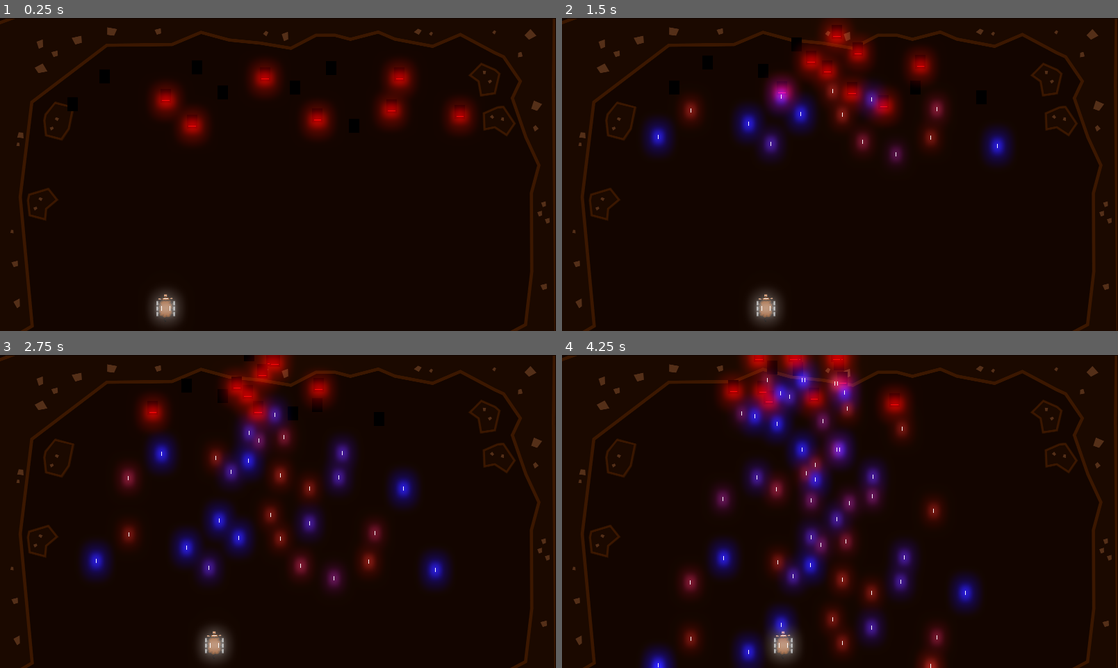
Above: before the commit, frames 1-4 (two rows, left to right).
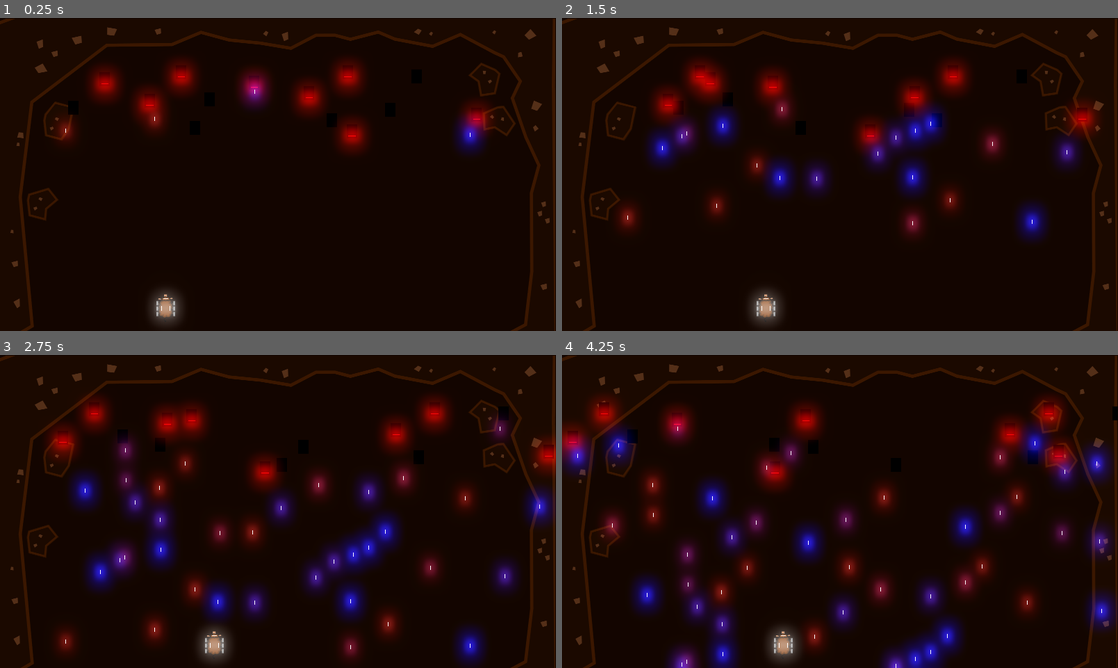
Above: after the commit, the same moments.

Repository: GameDrivenDesign/punk-wolf
Game: Godot game, scene res://game.tscn
Same seed, same stepped clock (60 frames per second), same inputs: the game is played once before the commit and once after it.
Inputs:
- Up to frame 1 (0.25 s): no input
- Up to frame 2 (1.5 s): tap Enter (ui_accept) at 0.5, 0.77 s; hold Right (ui_right) 0.53-1.28 s; hold Left (ui_left) from 1.28 s (still down)
- Up to frame 3 (2.75 s): tap Enter (ui_accept) at 1.52 s; release Left (ui_left) at 2.03 s; hold Right (ui_right) from 2.03 s (still down)
- Up to frame 4 (4.25 s): tap Enter (ui_accept) at 3.02, 3.77 s; release Right (ui_right) at 3.53 s; hold Left (ui_left) from 3.53 s (still down)

The runs differ from the first frame. In frame 1, 7.8% of the frame differs, in the area x 10-89%, y 13-44%; in frame 2, 17%; in frame 3, 26%; in frame 4, 32%, in the area x 0-100%, y 0-100%.

Commit message:
enhance wolf movement

Diff:
--- a/wolf.gd
+++ b/wolf.gd
@@ -2,21 +2,26 @@
 
 const SPEED = 100.0
 var to_right = true
-var position_right = Vector2(800,0)
-var position_left = Vector2(0,0)
+var position_right = 0
+var position_left = 0
 var direction
 
 const SPAWN_TIME = 1 #s
 var current_spawn = 0
 
+func _ready():
+	current_spawn = randf()
+	to_right = true if randf() > 0.5 else false
+	position_right = get_viewport_rect().size.x
+
 func _physics_process(delta):
 	if to_right:
-		direction = (position_right - position).normalized()
+		direction = Vector2(position_right - position.x, 0).normalized()
 	else:
-		direction = (position_left -position).normalized()
+		direction = Vector2(position_left - position.x, 0).normalized()
 	var motion = direction * SPEED * delta
 	position += motion
-	if position_right <= position || position_left >= position:
+	if position_right <= position.x || position_left >= position.x:
 		to_right = not to_right
 
 	current_spawn += delta
